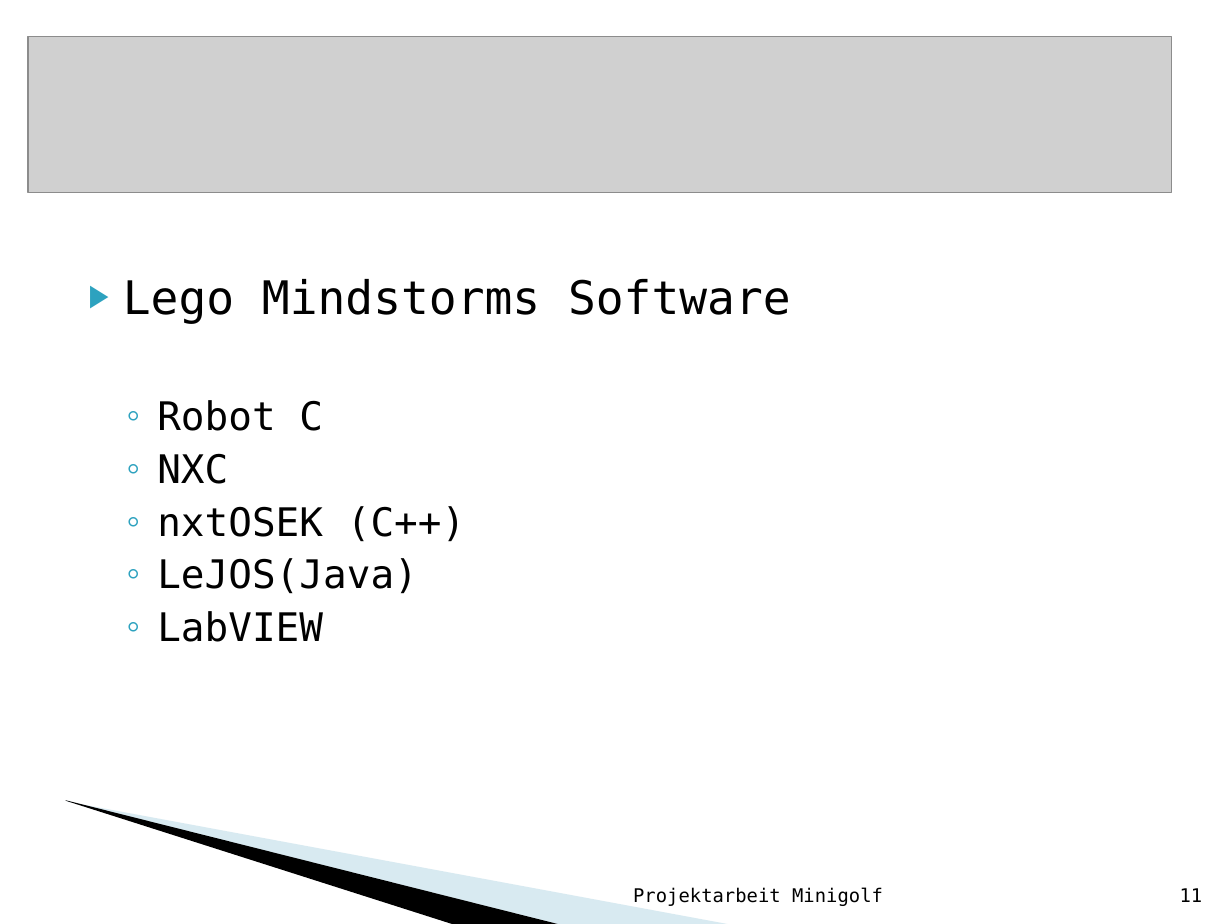
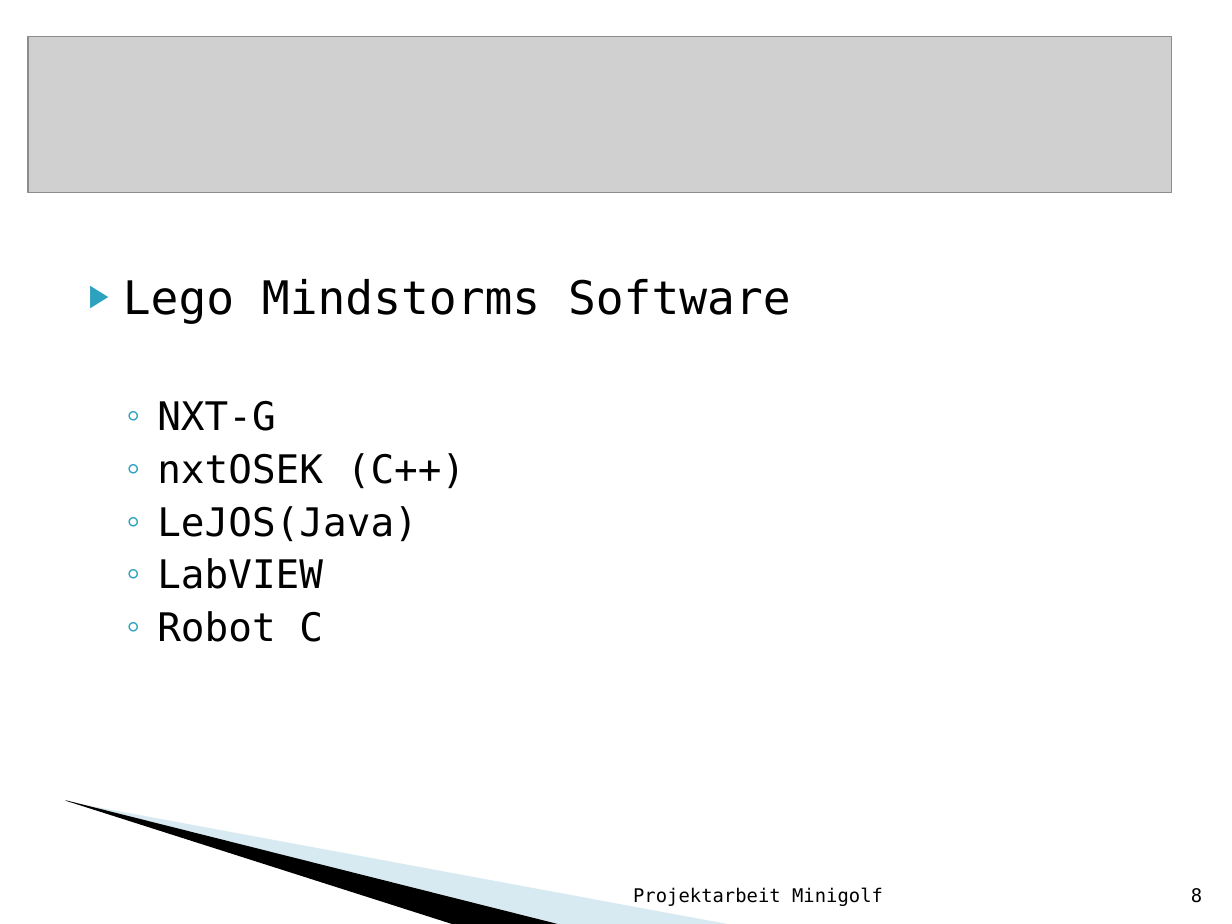
Before and after one commit to Rabbit2Clone/LegoMinigolfV1, a slide deck: slide 8 of Minigolf_mit_Lego_Mindstorms.ppt (slide 11 before the commit). Drawn at 1232x924 pixels with LibreOffice and Linux fonts; fonts in the diff are those of the drawing; grey boxes stand for pictures; background and template pictures are left out. Boxes give left, top, right and bottom in pixels: in the first picture for what was removed or moved away, otherwise in the second. Text is boxed around its words. In the diff, an @@ line names an element or a change of style, - is before the commit and + after.

```diff
--- a/Minigolf_mit_Lego_Mindstorms.ppt
+++ b/Minigolf_mit_Lego_Mindstorms.ppt
@@ text at (157, 400, 275, 431): text changed @@
-  ◦ Robot C
-  ◦ NXC
+  ◦ NXT-G
@@ text at (157, 611, 323, 642): paragraph added @@
+  ◦ Robot C
@@ page number at (1191, 888, 1202, 903): text changed @@
-11
+8
```
Also in this commit, not shown: 9 other slides changed, 5 slides removed, 6 other files.
